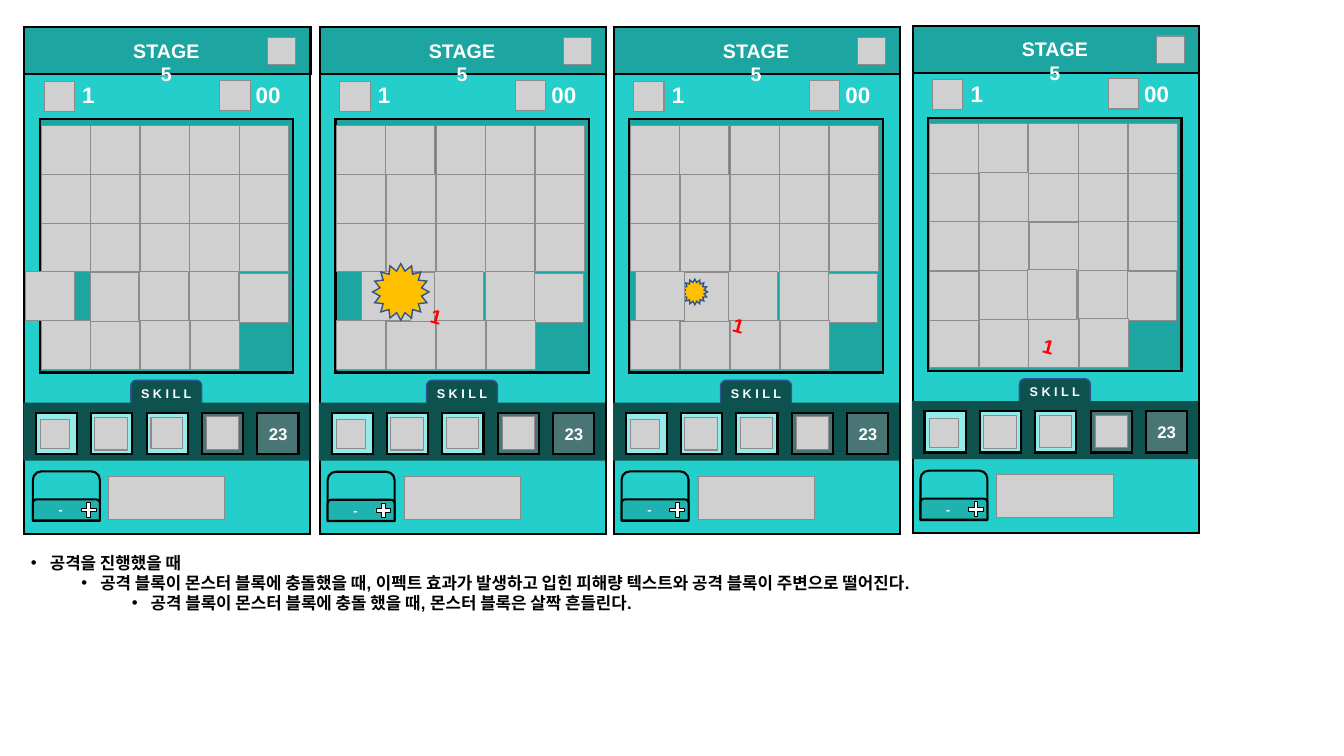
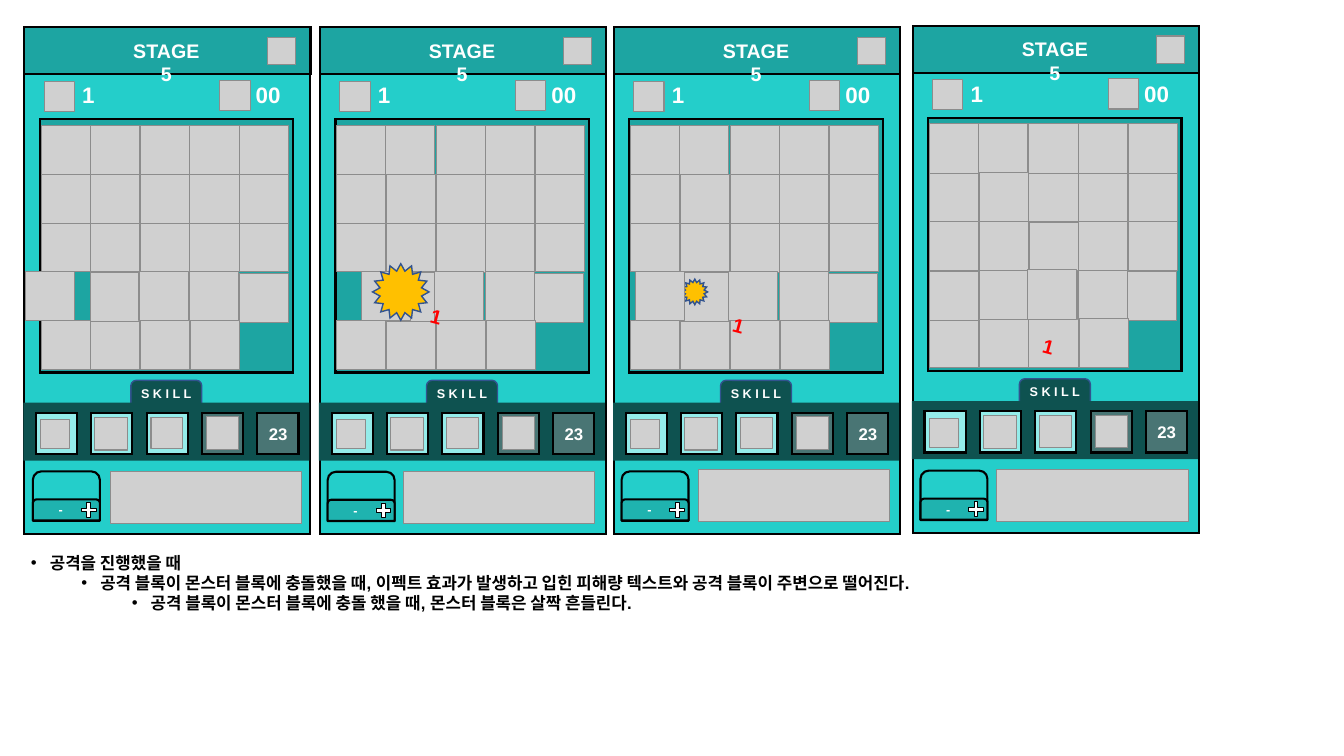
Before and after one commit to PenguinPistol/Sliding_Puzzle_Battle, a slide deck: slide 21 of 기획서/Slide Puzzle Battle UI & Animation 1.1.pptx. Drawn at 1344x756 pixels with LibreOffice and Linux fonts; fonts in the diff are those of the drawing; grey boxes stand for pictures; background and template pictures are left out. Boxes give left, top, right and bottom in pixels: in the first picture for what was removed or moved away, otherwise in the second. Text is boxed around its words. In the diff, an @@ line names an element or a change of style, - is before the commit and + after.

```diff
--- a/기획서/Slide Puzzle Battle UI & Animation 1.1.pptx
+++ b/기획서/Slide Puzzle Battle UI & Animation 1.1.pptx
@@ picture removed at [108,477,225,520] @@
@@ picture added at [110,472,301,524] @@
@@ picture: place and size @@
-picture at [404,477,521,520]
+picture at [403,471,595,523]
@@ picture: place and size @@
-picture at [699,477,816,520]
+picture at [699,469,890,521]
@@ picture: place and size @@
-picture at [997,475,1114,518]
+picture at [997,469,1189,521]
```
Also in this commit, not shown: 23 other slides changed.
